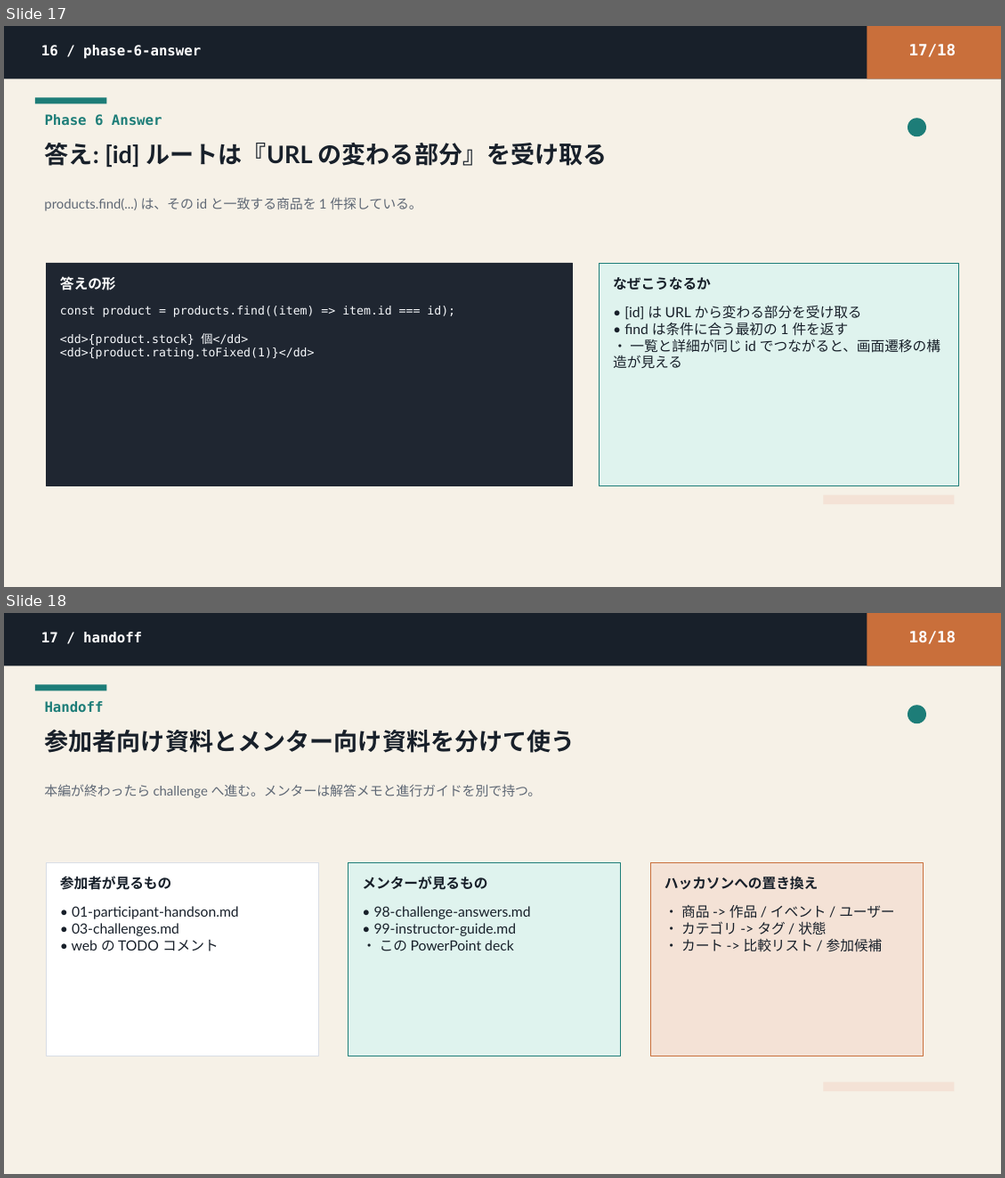
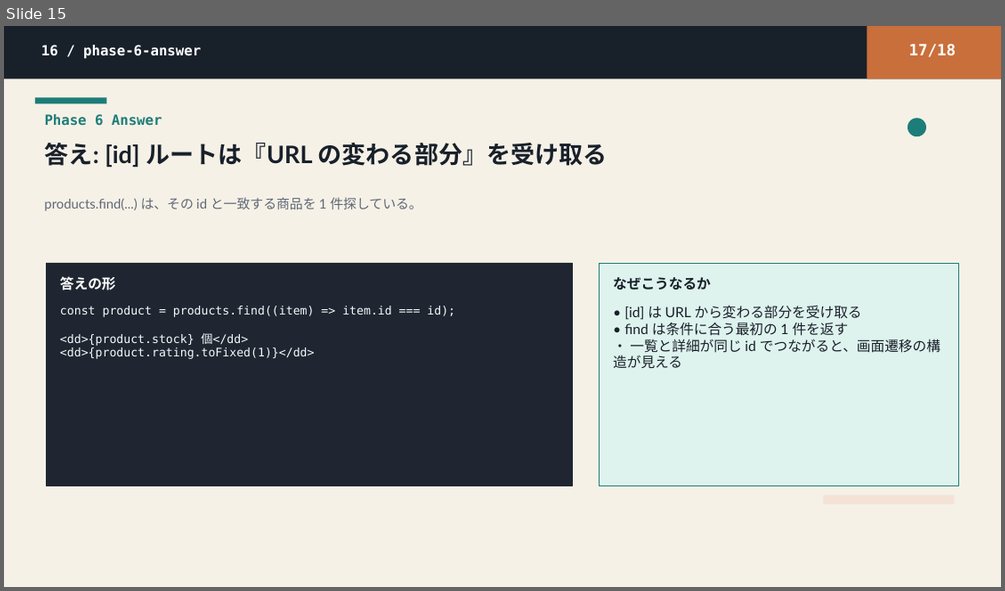
Before and after one commit to Kyutech-Code-Lab/KCLhackEC-2026, a slide deck: materials/2026/slides/kcl-frontend-2026-handson-ans.pptx. Shown one above the other, each under a label of ours: slides 17 and 18 before the commit, slide 15 after it. The pictures are 1005x1178 and 1005x591 pixels, drawn with LibreOffice and Linux fonts; fonts in the diff are those of the drawing. Boxes give left, top, right and bottom in pixels: in the first picture for what was removed or moved away, otherwise in the second. Text is boxed around its words. In the diff, an @@ line names an element or a change of style, - is before the commit and + after.

Commit message:
スライドの更新

```diff
--- a/materials/2026/slides/kcl-frontend-2026-handson-ans.pptx
+++ b/materials/2026/slides/kcl-frontend-2026-handson-ans.pptx
@@ slide 18 removed at <box>4,613,1001,1174</box>, background #FFFFFF @@
@@ rectangle removed at <box>4,613,1001,1174</box> @@
@@ rectangle removed at <box>4,613,1001,666</box> @@
@@ text removed at <box>41,632,142,643</box> @@
-17 / handoff
@@ rectangle removed at <box>867,613,1001,666</box> @@
@@ text removed at <box>909,631,956,644</box> @@
-18/18
@@ rectangle removed at <box>35,685,107,690</box> @@
@@ text removed at <box>45,701,104,713</box> @@
-Handoff
@@ ellipse removed at <box>907,705,926,723</box> @@
@@ text removed at <box>44,730,574,753</box> @@
-参加者向け資料とメンター向け資料を分けて使う
@@ text removed at <box>44,784,542,798</box> @@
-本編が終わったら challenge へ進む。メンターは解答メモと進行ガイドを別で持つ。
@@ rectangle removed at <box>46,862,319,1055</box> @@
@@ text removed at <box>60,876,171,890</box> @@
-参加者が見るもの
@@ rectangle removed at <box>348,862,621,1055</box> @@
@@ text removed at <box>362,876,487,890</box> @@
-メンターが見るもの
@@ rectangle removed at <box>651,862,923,1055</box> @@
@@ text removed at <box>664,876,817,890</box> @@
-ハッカソンへの置き換え
@@ text removed at <box>72,906,239,951</box> @@
-• 01-participant-handson.md
-• 03-challenges.md
-• web の TODO コメント
@@ text removed at <box>374,906,531,951</box> @@
-• 98-challenge-answers.md
-• 99-instructor-guide.md
-• この PowerPoint deck
@@ text removed at <box>681,905,894,952</box> @@
-• 商品 -> 作品 / イベント / ユーザー
-• カテゴリ -> タグ / 状態
-• カート -> 比較リスト / 参加候補
@@ rectangle removed at <box>824,1082,955,1091</box> @@
@@ what was slide 17 is now slide 15 @@
```
Also in this commit, not shown: 5 slides changed, 2 other slides removed, 7 other files.
